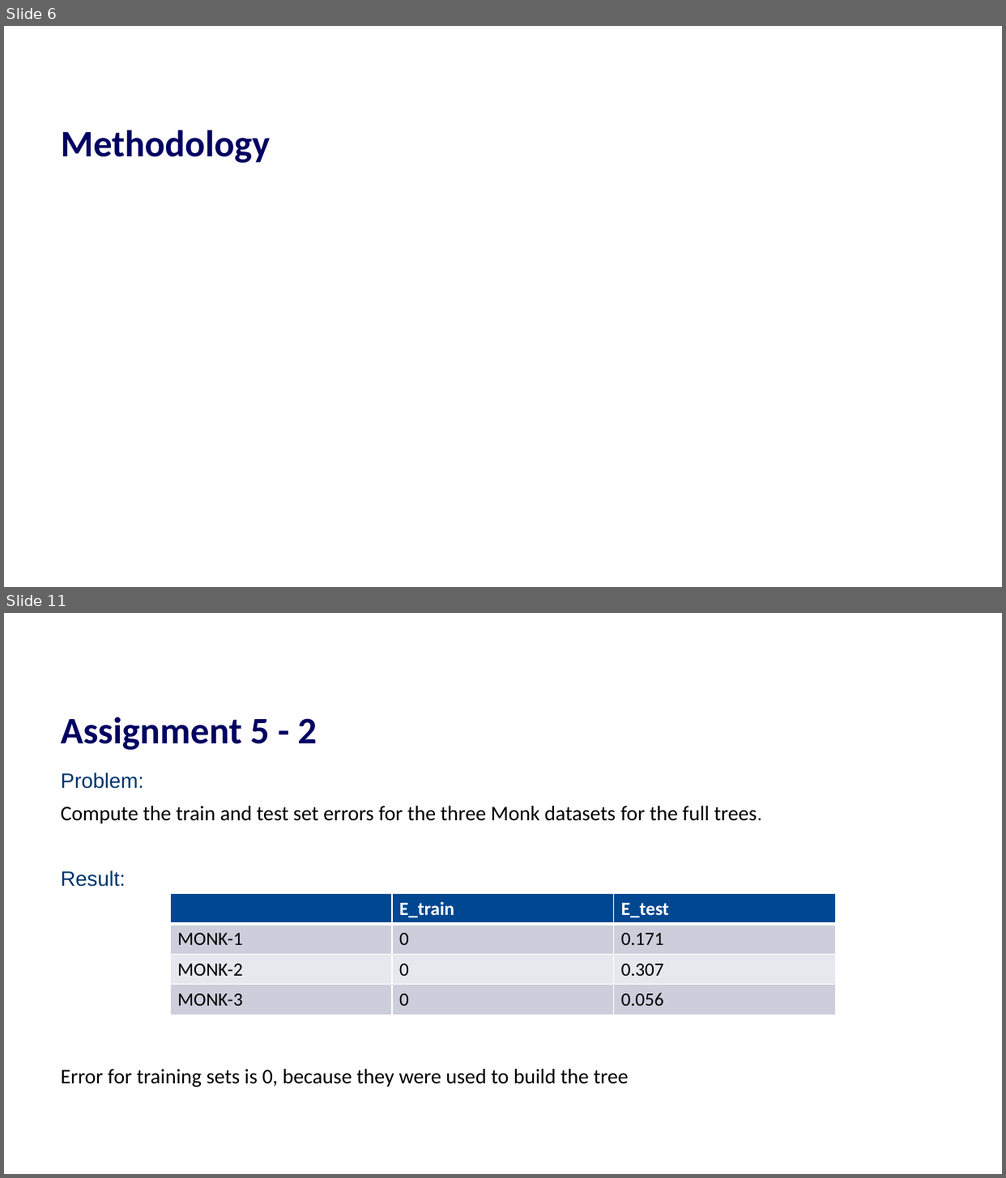
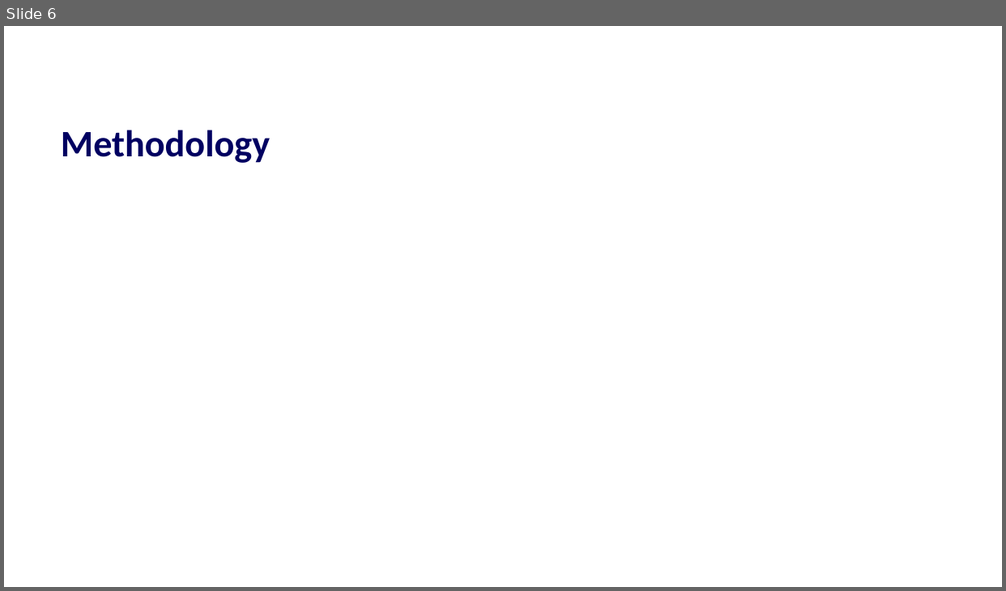
Before and after one commit to TheresaHoesl/PatternRecognition_MachineLearning, a slide deck: Final_project/presentation.pptx. Shown one above the other, each under a label of ours: slides 6 and 11 before the commit, slide 6 after it; the slides between them are not shown. The pictures are 1006x1178 and 1006x591 pixels, drawn with LibreOffice and Linux fonts; fonts in the diff are those of the drawing; grey boxes stand for pictures; background and template pictures are left out. Boxes give left, top, right and bottom in pixels: in the first picture for what was removed or moved away, otherwise in the second. Text is boxed around its words. In the diff, an @@ line names an element or a change of style, - is before the commit and + after.

```diff
--- a/Final_project/presentation.pptx
+++ b/Final_project/presentation.pptx
@@ slide 11 removed at [4, 613, 1002, 1174], background #FFFFFF @@
@@ title removed at [61, 717, 317, 750] @@
-Assignment 5 - 2
@@ text removed at [61, 773, 757, 1088] @@
-Problem:
-Compute the train and test set errors for the three Monk datasets for the full trees.
-Result:
-Error for training sets is 0, because they were used to build the tree
@@ table removed at [170, 894, 835, 1015], 4 rows, 3 columns @@
- | E_train | E_test
-MONK-1 | 0 | 0.171
-MONK-2 | 0 | 0.307
-MONK-3 | 0 | 0.056
```
Also in this commit, not shown: 2 slides changed, 4 slides added, 6 other slides removed.
